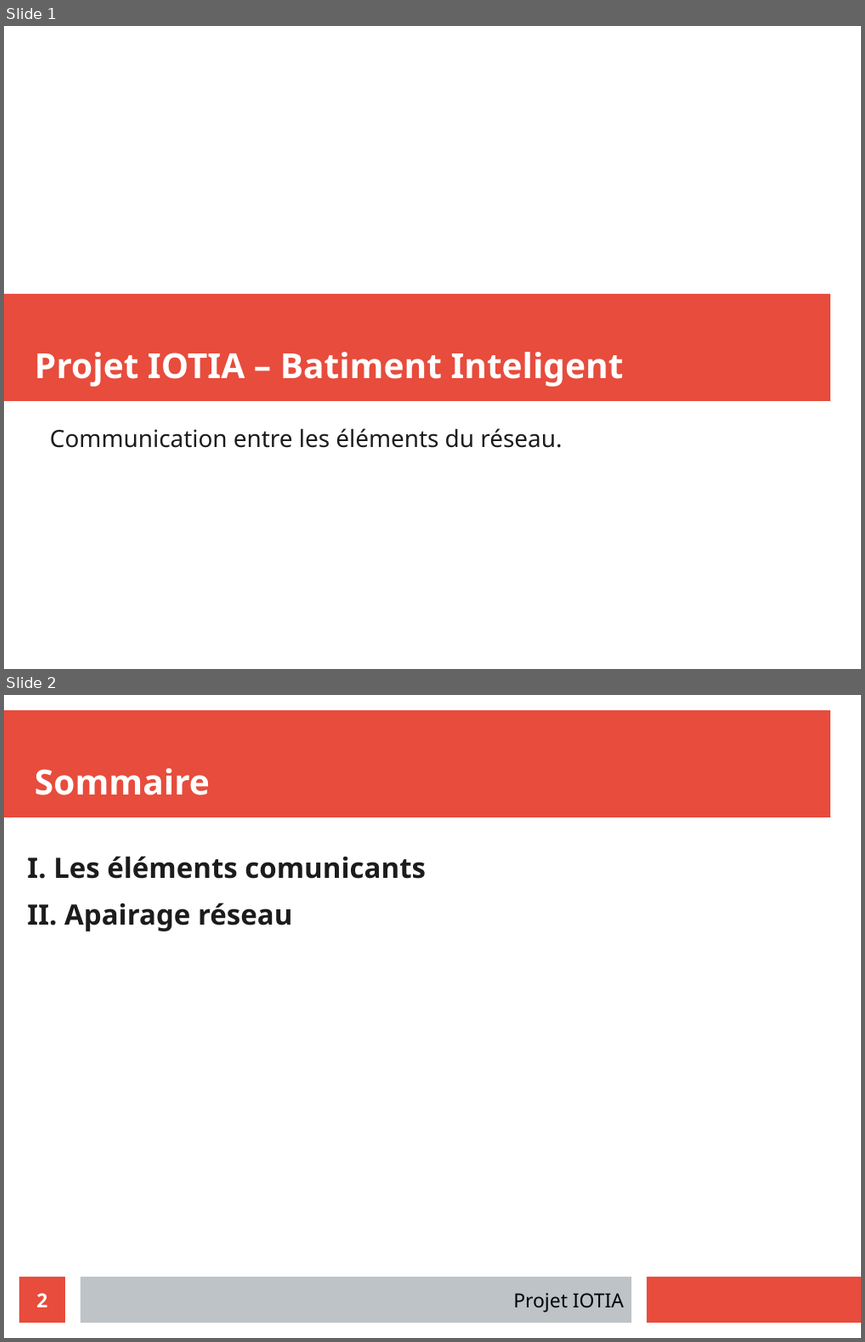
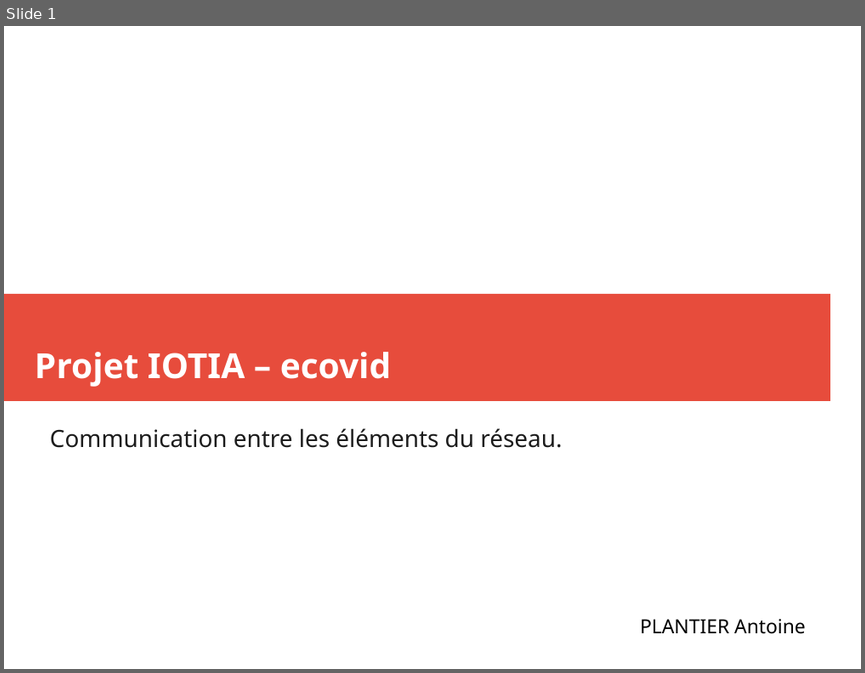
Before and after one commit to LENSAlex/ProjetIotia, a slide deck: config-raspbery/doc/Presentation_Network.odp. Shown one above the other, each under a label of ours: slides 1 and 2 before the commit, slide 1 after it. The pictures are 865x1342 and 865x673 pixels, drawn with LibreOffice and Linux fonts; fonts in the diff are those of the drawing; background and template pictures are left out. Boxes give left, top, right and bottom in pixels: in the first picture for what was removed or moved away, otherwise in the second. Text is boxed around its words. In the diff, an @@ line names an element or a change of style, - is before the commit and + after.

```diff
--- a/config-raspbery/doc/Presentation_Network.odp
+++ b/config-raspbery/doc/Presentation_Network.odp
@@ slide 2 removed at [4, 695, 861, 1338], background #FFFFFF @@
@@ rectangle removed at [4, 710, 830, 818] @@
@@ title removed at [35, 768, 210, 795] @@
-Sommaire
@@ text removed at [27, 856, 426, 931] @@
-I. Les éléments comunicants
-II. Apairage réseau
@@ page number removed at [19, 1276, 65, 1322] @@
-2
@@ rectangle removed at [80, 1276, 631, 1322] @@
@@ rectangle removed at [647, 1276, 861, 1322] @@
@@ text removed at [513, 1293, 624, 1312] @@
-Projet IOTIA
@@ slide 1 changed as well @@
@@ title at [35, 352, 392, 386]: text changed @@
-Projet IOTIA – Batiment Inteligent
+Projet IOTIA – ecovid
@@ text added at [640, 618, 806, 634], 18 pt, text #000000 @@
+PLANTIER Antoine
```
Also in this commit, not shown: 4 other slides changed, 10 slides added, 1 other slide removed, 5 other files.
